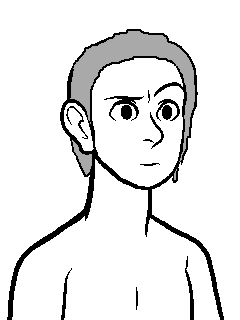
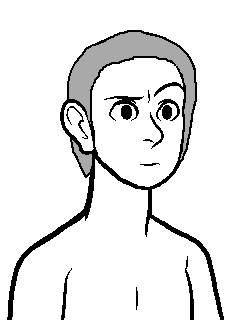
Comparing the layer stacks of the two 240px x 320px images. Changes:
painted on "grandmother" over bbox(69, 29, 198, 183)
